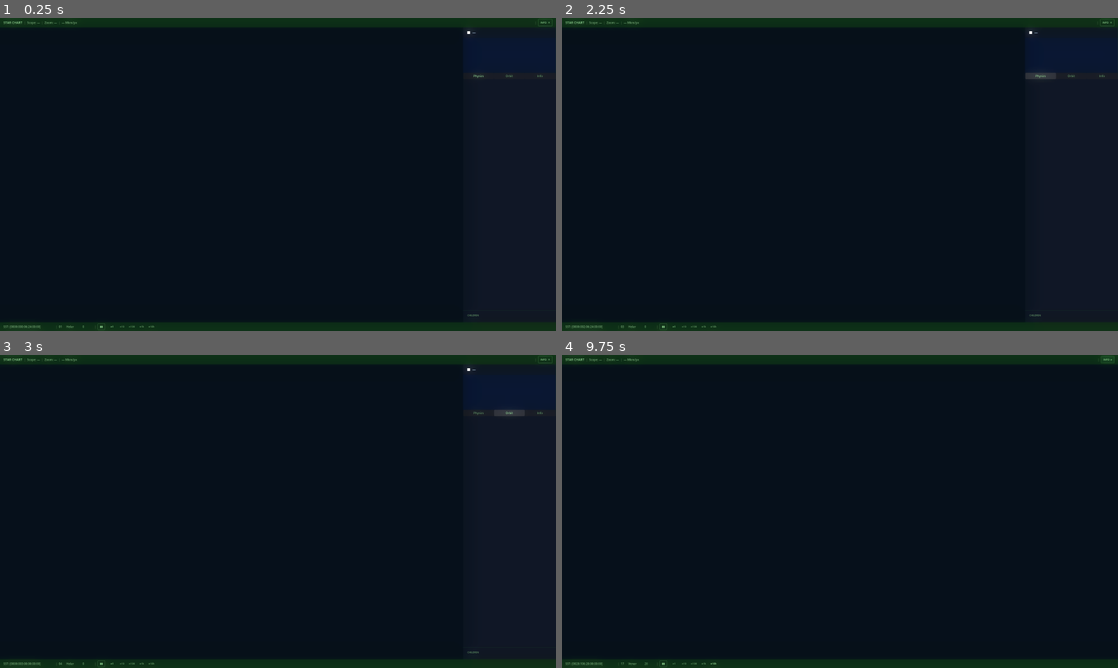
Above: before the commit, frames 1-4 (two rows, left to right).
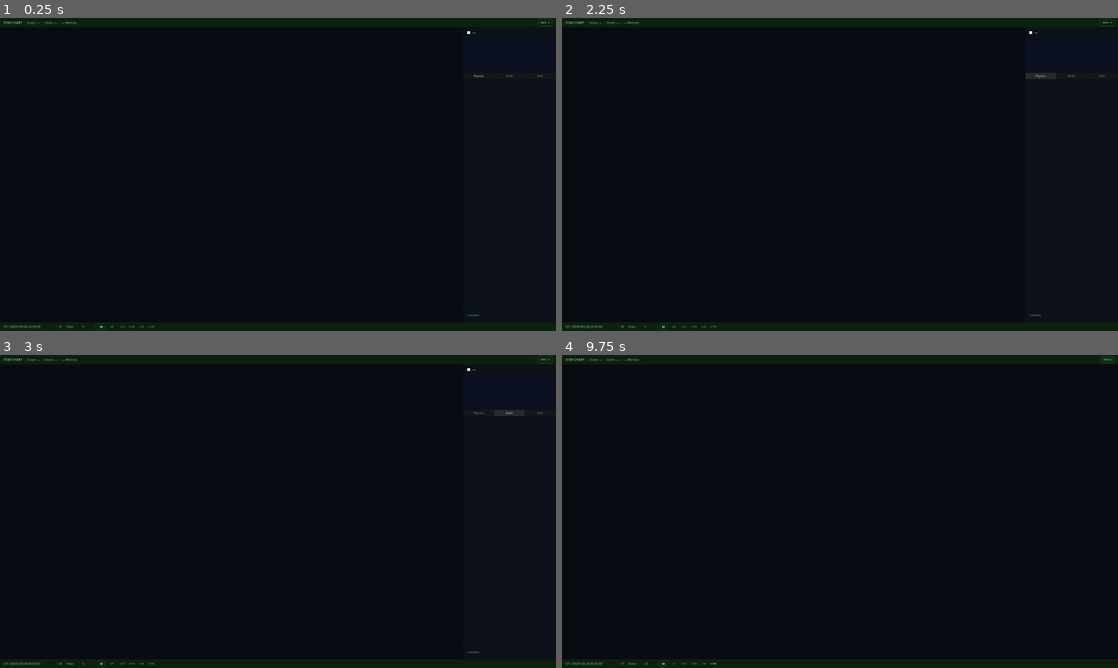
Above: after the commit, the same moments.

Repository: Abl3t0nnile/final_frontier
Game: Godot game, scene res://game/main.tscn
The game is run twice, just before and just after one commit, with the same random seed, the same clock (stepped at 60 frames per second) and the same inputs.
Inputs:
- Up to frame 1 (0.25 s): no input
- Up to frame 2 (2.25 s): click "INFO ✕" at 0.5 s; click "INFO ▸" at 1.25 s; click "Physics" at 2 s
- Up to frame 3 (3 s): click "Orbit" at 2.75 s
- Up to frame 4 (9.75 s): click "Info" at 3.5 s; click "▮▮" at 4.25 s; click "▶" at 5 s; click "x1" at 5.75 s; click "x10" at 6.5 s; click "x100" at 7.25 s; click "x1k" at 8 s; click "x10k" at 8.75 s; click "INFO ✕" at 9.5 s

The runs differ from the first frame. In frame 1, less than 0.1% of the frame differs, in the area x 1-6%, y 0-100%; in frame 2, less than 0.1%; in frame 3, less than 0.1%; in frame 4, less than 0.1%, in the area x 1-99%, y 0-100%.

Commit message:
fixed ui glow issue

Diff:
--- a/game/main.tscn
+++ b/game/main.tscn
@@ -2,16 +2,5 @@
 
 [ext_resource type="Script" uid="uid://dfl5nwfltondb" path="res://game/main.gd" id="1_oa506"]
 
-[sub_resource type="Environment" id="Environment_emt18"]
-background_mode = 3
-glow_enabled = true
-glow_normalized = true
-glow_intensity = 1.2
-glow_strength = 0.9
-glow_bloom = 0.6
-
 [node name="Main" type="Node" unique_id=676464493]
 script = ExtResource("1_oa506")
-
-[node name="WorldEnvironment" type="WorldEnvironment" parent="." unique_id=132669620]
-environment = SubResource("Environment_emt18")
--- a/game/map/views/StarChartView.tscn
+++ b/game/map/views/StarChartView.tscn
@@ -1,3 +1,14 @@
 [gd_scene format=3 uid="uid://ccoapam65ise0"]
 
+[sub_resource type="Environment" id="Environment_glow"]
+background_mode = 3
+glow_enabled = true
+glow_normalized = true
+glow_intensity = 1.2
+glow_strength = 0.9
+glow_bloom = 0.6
+
 [node name="StarChartView" type="Node2D" unique_id=1745619142]
+
+[node name="WorldEnvironment" type="WorldEnvironment" parent="." unique_id=944346838]
+environment = SubResource("Environment_glow")
